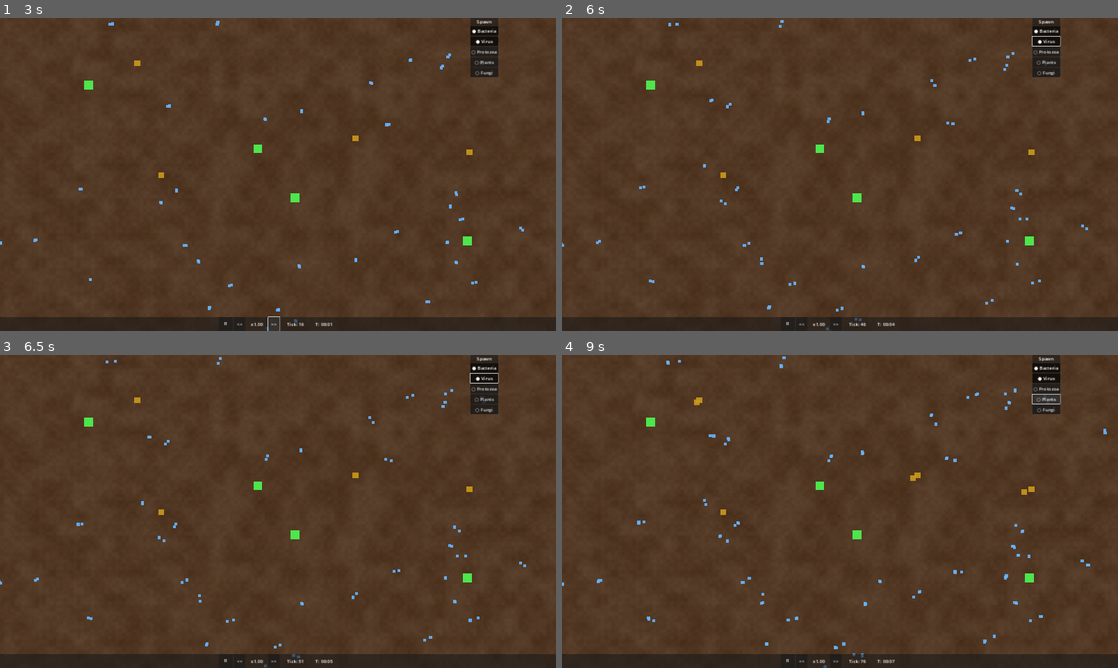
Above: before the commit, frames 1-4 (two rows, left to right).
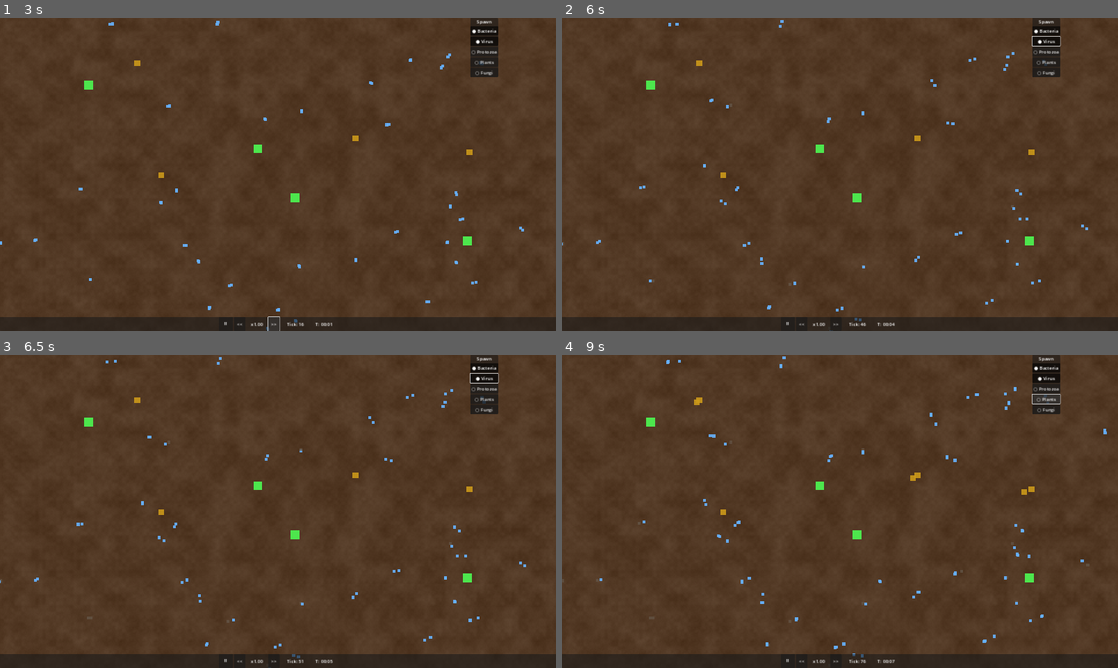
Above: after the commit, the same moments.

Repository: trinityUwU/Primordia
Game: Godot game, scene res://scenes/World.tscn
The game is run twice, just before and just after one commit, with the same random seed, the same clock (stepped at 60 frames per second) and the same inputs.
Inputs:
- Up to frame 1 (3 s): click "⏸" at 0.5 s; click "▶" at 1.25 s; click "<<" at 2 s; click ">>" at 2.75 s
- Up to frame 2 (6 s): click "● Bacteria" at 3.5 s; click "○ Bacteria" at 4.25 s; click "● Virus" at 5 s; click "○ Virus" at 5.75 s
- Up to frame 3 (6.5 s): no input
- Up to frame 4 (9 s): click "○ Protozoa" at 6.5 s; click "● Protozoa" at 7.25 s; click "○ Plants" at 8 s; click "● Plants" at 8.75 s

Frame 1 is identical in both runs. In frame 2, less than 0.1% of the frame differs, in the area x 0-82%, y 27-100%; in frame 3, less than 0.1%; in frame 4, 0.2%, in the area x 0-95%, y 1-100%.

Commit message:
fix: toxins production fixe 0.05/tick, zéro diffusion, dégradation x5 plus lente

Diff:
--- a/scripts/autoloads/WorldGrid.gd
+++ b/scripts/autoloads/WorldGrid.gd
@@ -59,8 +59,8 @@
 var _active_chunks: Array[Vector2i] = []
 var _biome_map: Dictionary = {}         # Vector2i → int — persistent, never evicted
 
-const _DIFFUSE_FIELDS: Array[String] = ["nutrients", "oxygen", "toxins", "temperature"]
-const _DIFFUSE_RATES: Array[float] = [0.05, 0.08, 0.003, 0.06]
+const _DIFFUSE_FIELDS: Array[String] = ["nutrients", "oxygen", "temperature"]
+const _DIFFUSE_RATES: Array[float] = [0.05, 0.08, 0.06]
 const _DIFFUSE_INTERVAL: float = 0.1
 
 var _diffuse_accumulator: float = 0.0
@@ -271,4 +271,4 @@
 		var tox_arr: Array = fields["toxins"]
 		for i in tox_arr.size():
 			if tox_arr[i] > 0.0:
-				tox_arr[i] = maxf(tox_arr[i] - 0.001, 0.0)
+				tox_arr[i] = maxf(tox_arr[i] - 0.0002, 0.0)
--- a/scripts/managers/AgentPool.gd
+++ b/scripts/managers/AgentPool.gd
@@ -530,7 +530,7 @@
 
 	# Toxin production (metabolic waste)
 	var tox: float = WorldGrid.get_cell_value(gx, gy, "toxins")
-	WorldGrid.set_cell_value(gx, gy, "toxins", minf(tox + uptake * 0.8, 1.0))
+	WorldGrid.set_cell_value(gx, gy, "toxins", minf(tox + 0.05, 1.0))
 	energy[i] = minf(energy[i] + uptake * 2.0, 2.0)
 
 
